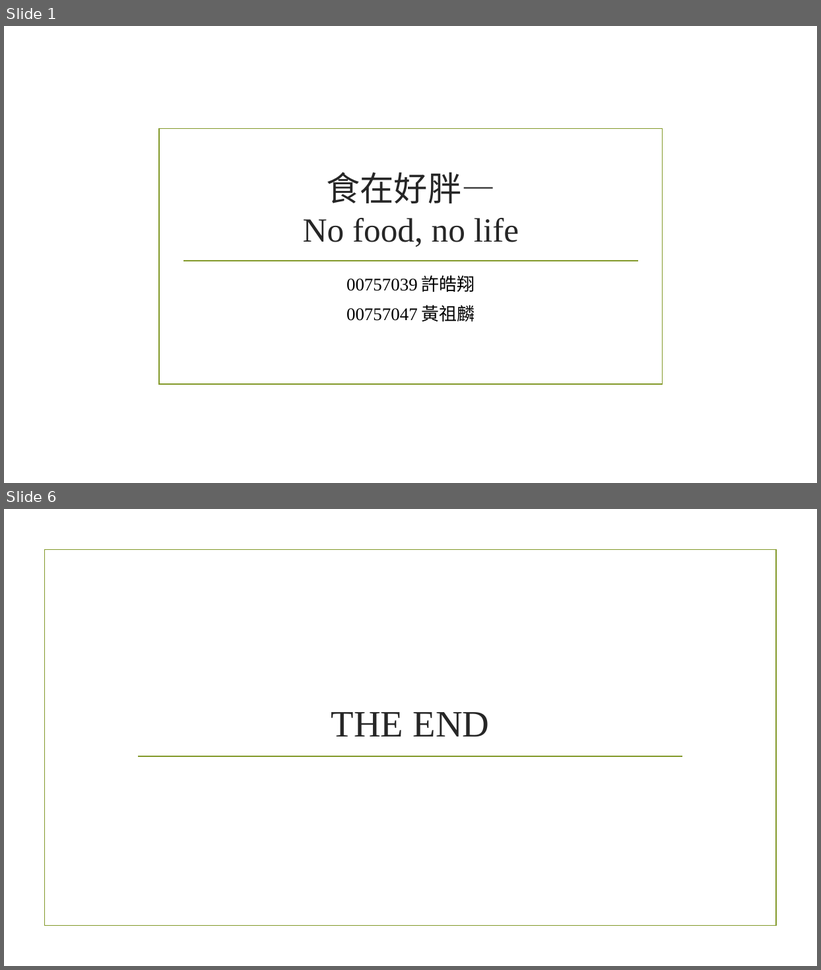
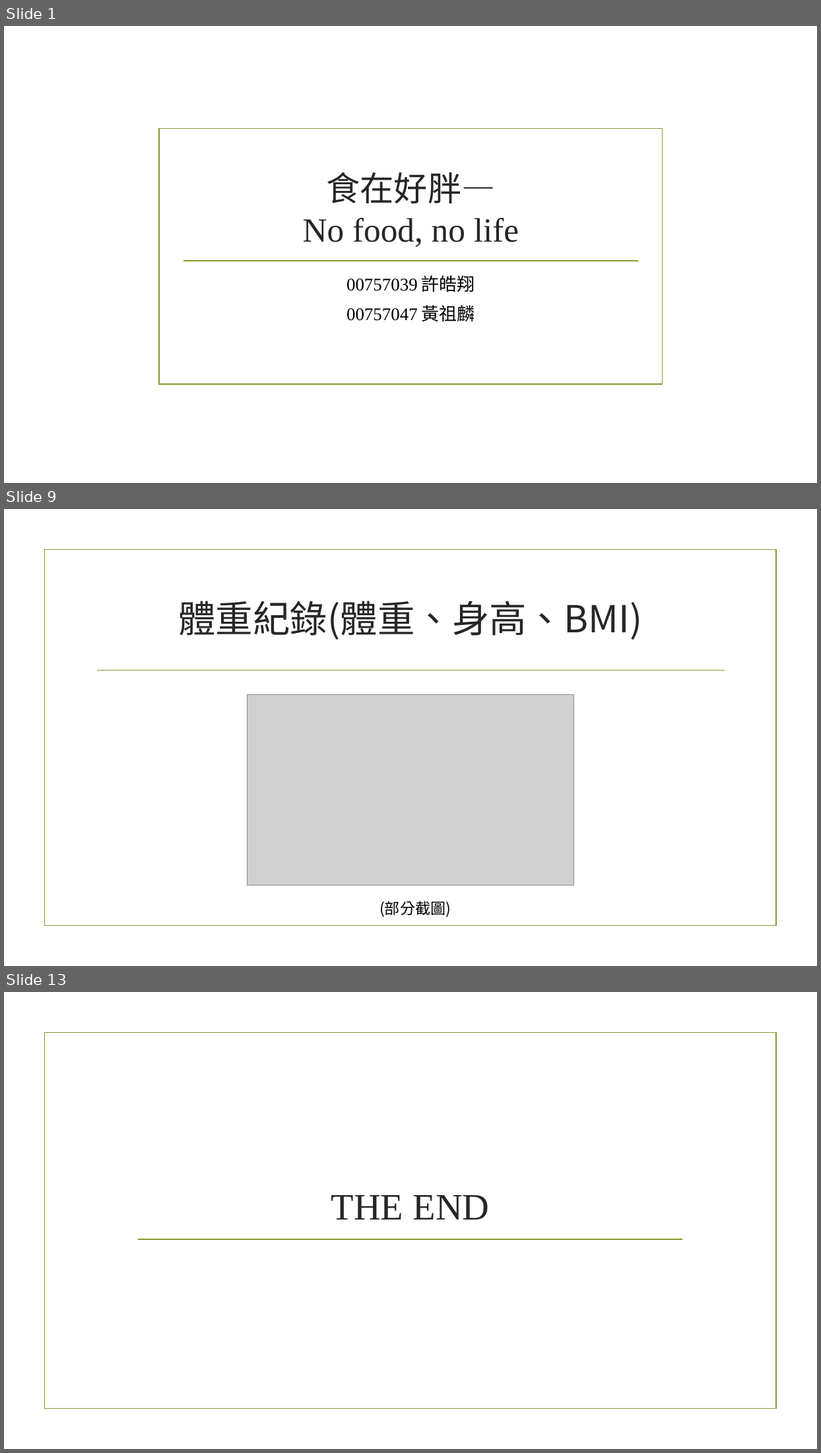
Before and after one commit to 00757039/NoFoodNoLife, a slide deck: 網站說明.pptx. Shown one above the other, each under a label of ours: slides 1 and 6 before the commit, slides 1, 9 and 13 after it; the slides between them are not shown. The pictures are 821x970 and 821x1453 pixels, drawn with LibreOffice and Linux fonts; fonts in the diff are those of the drawing; grey boxes stand for pictures; background and template pictures are left out. Boxes give left, top, right and bottom in pixels: in the first picture for what was removed or moved away, otherwise in the second. Text is boxed around its words. In the diff, an @@ line names an element or a change of style, - is before the commit and + after.

```diff
--- a/網站說明.pptx
+++ b/網站說明.pptx
@@ slide 9 added at box(4, 509, 817, 966), background picture (left out); not listed: 1 template element that a slide beside it also shows @@
@@ title added at box(178, 601, 642, 640), 44 pt, text #262626 @@
+體重紀錄(體重、身高、BMI)
@@ line added from (97, 671) to (725, 671), #83992A 1.25 pt @@
@@ picture added at box(248, 695, 574, 885) @@
@@ text added at box(380, 901, 451, 918), 18 pt, text #000000 @@
+(部分截圖)
@@ what was slide 6 is now slide 13 @@
```
Also in this commit, not shown: 4 slides changed, 6 other slides added, 14 other files.
